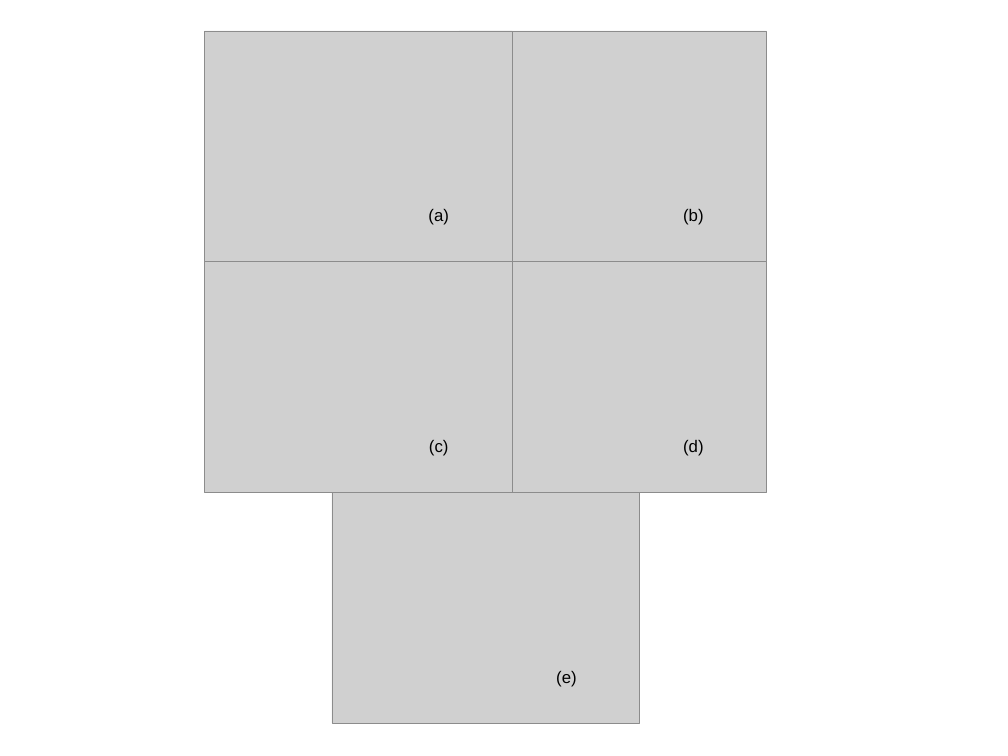
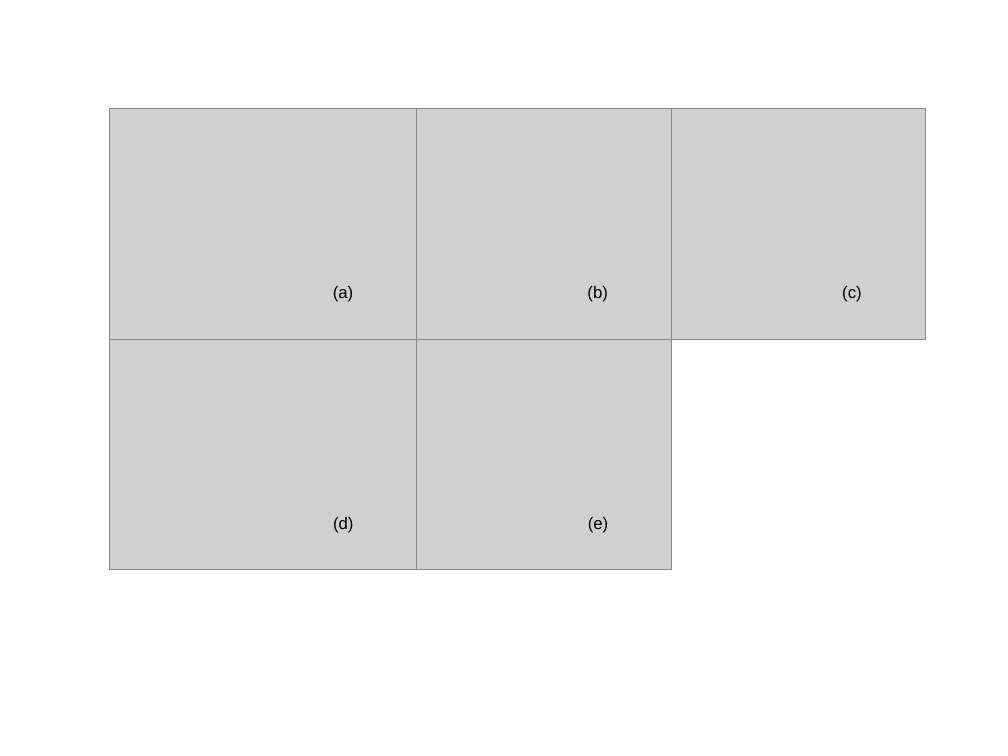
Before and after one commit to YashGPatel/Vessel-Underestimation, a slide deck: slide 6 of Figures3 - Copy for editing for the paper.pptx. Drawn at 1008x756 pixels with LibreOffice and Linux fonts; fonts in the diff are those of the drawing; grey boxes stand for pictures. Boxes give left, top, right and bottom in pixels: in the first picture for what was removed or moved away, otherwise in the second. Text is boxed around its words. In the diff, an @@ line names an element or a change of style, - is before the commit and + after.

```diff
--- a/Figures3 - Copy for editing for the paper.pptx
+++ b/Figures3 - Copy for editing for the paper.pptx
@@ picture: place and size @@
-picture at (205, 262, 512, 492)
+picture at (618, 108, 925, 339)
@@ 2 pictures, 2 texts: place and size @@
-2 pictures, 2 texts at (205, 31, 767, 262)
+2 pictures, 2 texts at (109, 108, 671, 339)
@@ text "(c)": place and size @@
-text "(c)" at (429, 440, 449, 456)
+text "(c)" at (842, 286, 862, 302)
@@ picture: place and size @@
-picture at (459, 262, 767, 492)
+picture at (109, 339, 416, 570)
@@ picture: place and size @@
-picture at (332, 492, 640, 723)
+picture at (363, 339, 671, 570)
@@ text "(d)": place and size @@
-text "(d)" at (683, 440, 704, 456)
+text "(d)" at (333, 517, 354, 533)
@@ text "(e)": place and size @@
-text "(e)" at (556, 671, 577, 687)
+text "(e)" at (588, 517, 609, 533)
```
Also in this commit, not shown: 1 other slide changed, 10 other files.
